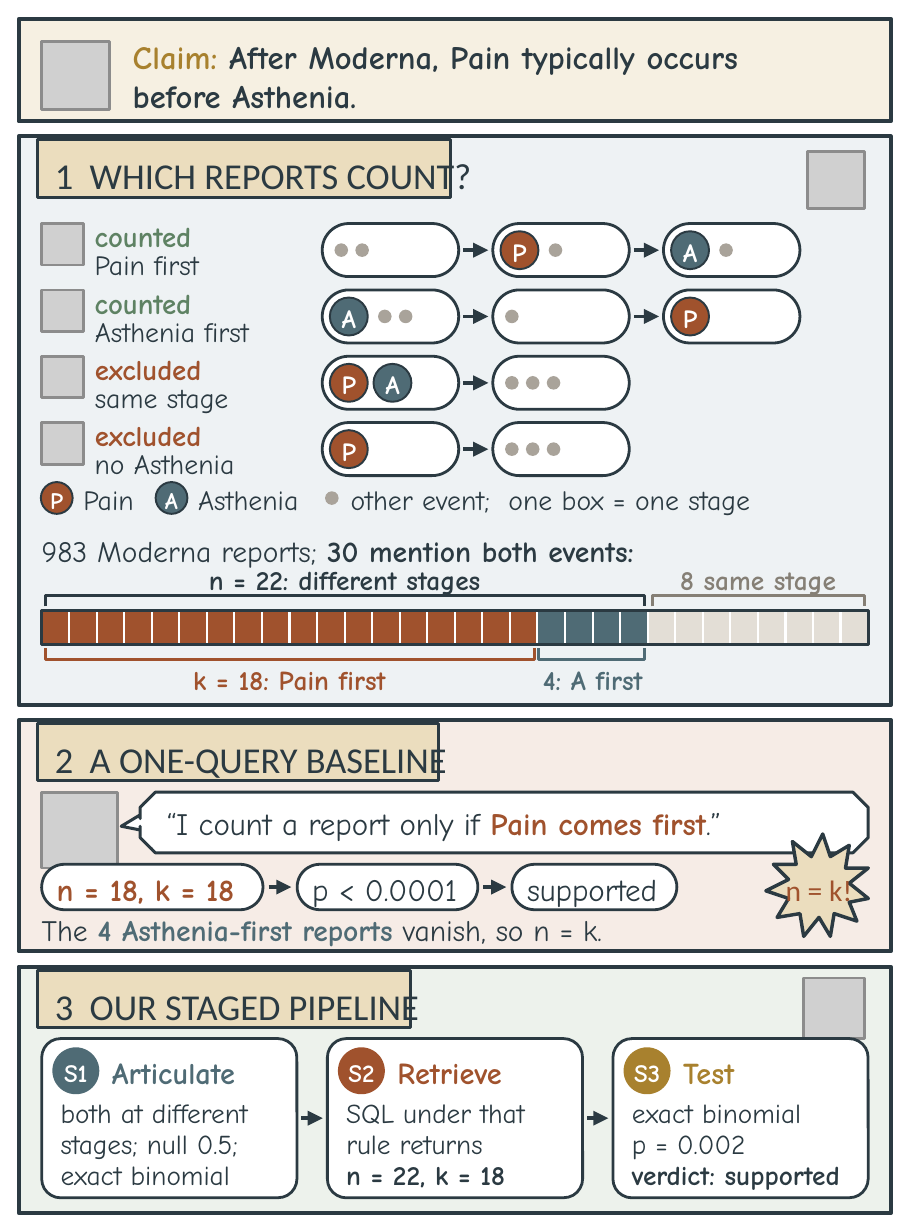
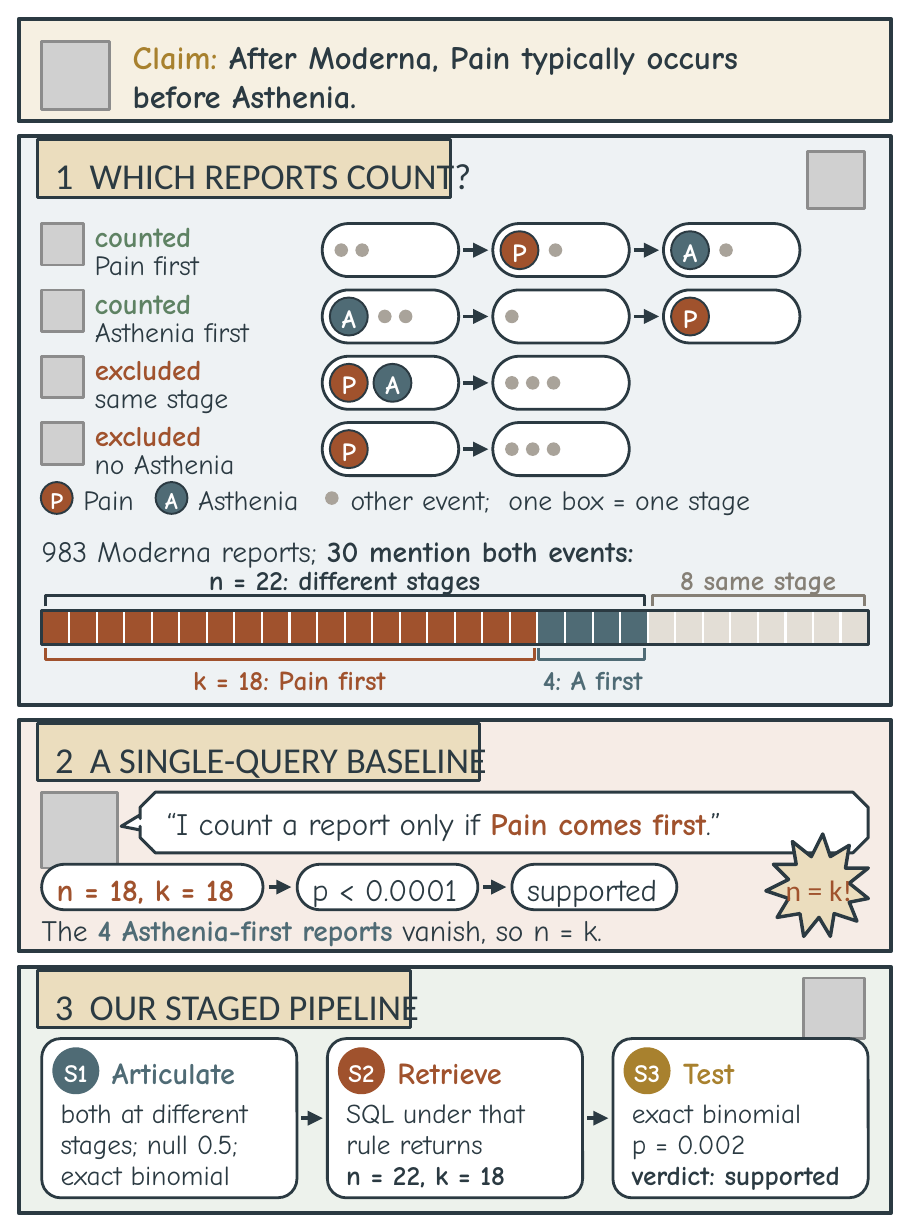
Before and after one commit to henryhcy/Temporal_Hypothesis_Generation, a slide deck: slide 1 of docs/draft/Figures/worked_example_editable.pptx. Drawn at 910x1232 pixels with LibreOffice and Linux fonts; fonts in the diff are those of the drawing; grey boxes stand for pictures. Boxes give left, top, right and bottom in pixels: in the first picture for what was removed or moved away, otherwise in the second. Text is boxed around its words. In the diff, an @@ line names an element or a change of style, - is before the commit and + after.

```diff
--- a/docs/draft/Figures/worked_example_editable.pptx
+++ b/docs/draft/Figures/worked_example_editable.pptx
@@ rectangle resized from (x1=38, y1=724, x2=440, y2=782) to (x1=38, y1=724, x2=481, y2=782) @@
@@ text at (x1=55, y1=743, x2=487, y2=782): text changed @@
-2 A ONE-QUERY BASELINE
+2 A SINGLE-QUERY BASELINE
```
Also in this commit, not shown: 7 other files.
